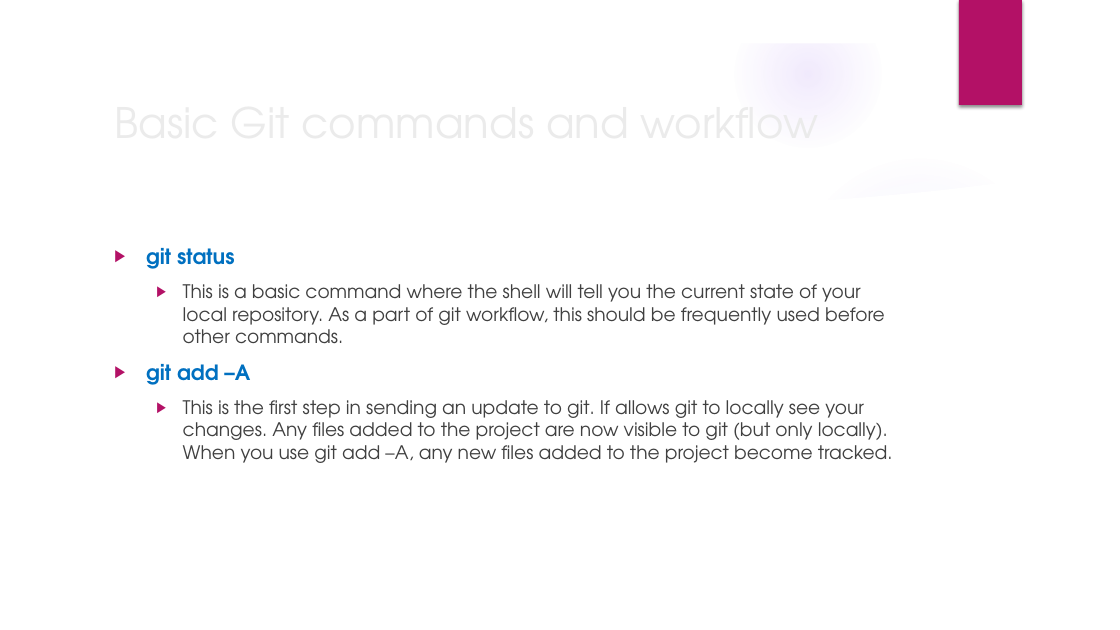
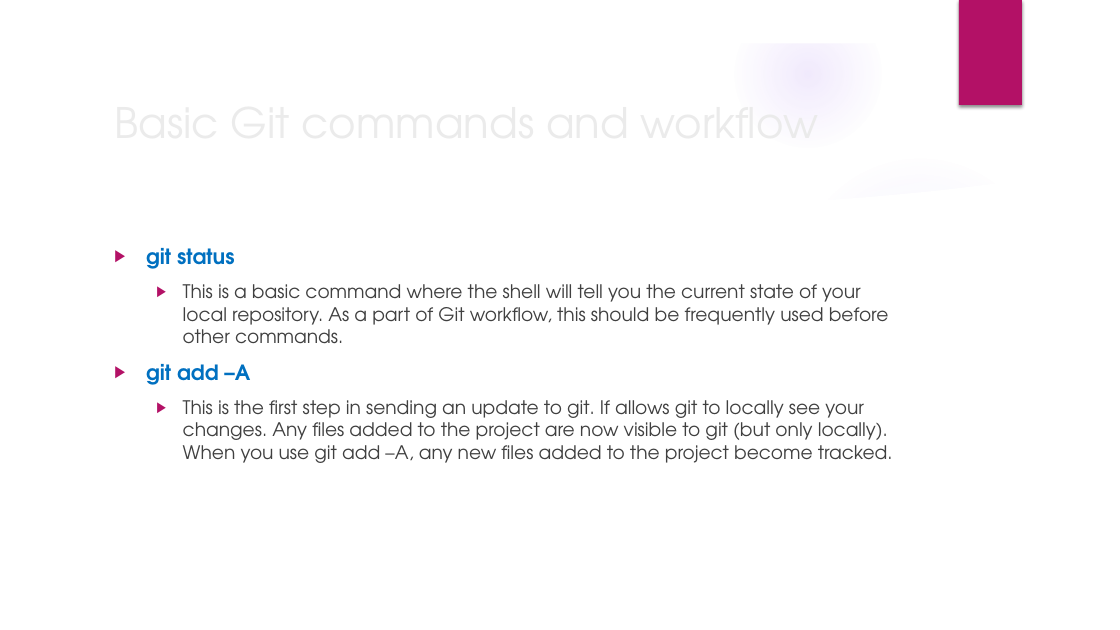
Before and after one commit to cdobos/git_session, a slide deck: slide 6 of Intro to git.pptx. Drawn at 1120x630 pixels with LibreOffice and Linux fonts; fonts in the diff are those of the drawing; background and template pictures are left out. Boxes give left, top, right and bottom in pixels: in the first picture for what was removed or moved away, otherwise in the second. Text is boxed around its words. In the diff, an @@ line names an element or a change of style, - is before the commit and + after.

Commit message:
added more git commands to command file

```diff
--- a/Intro to git.pptx
+++ b/Intro to git.pptx
@@ text at (183, 284, 889, 344): text changed @@
-  ▶ This is a basic command where the shell will tell you the current state of your local repository. As a part of git workflow, this should be frequently used before other commands.
+  ▶ This is a basic command where the shell will tell you the current state of your local repository. As a part of Git workflow, this should be frequently used before other commands.
```
Also in this commit, not shown: 1 slide added, 1 other file.
